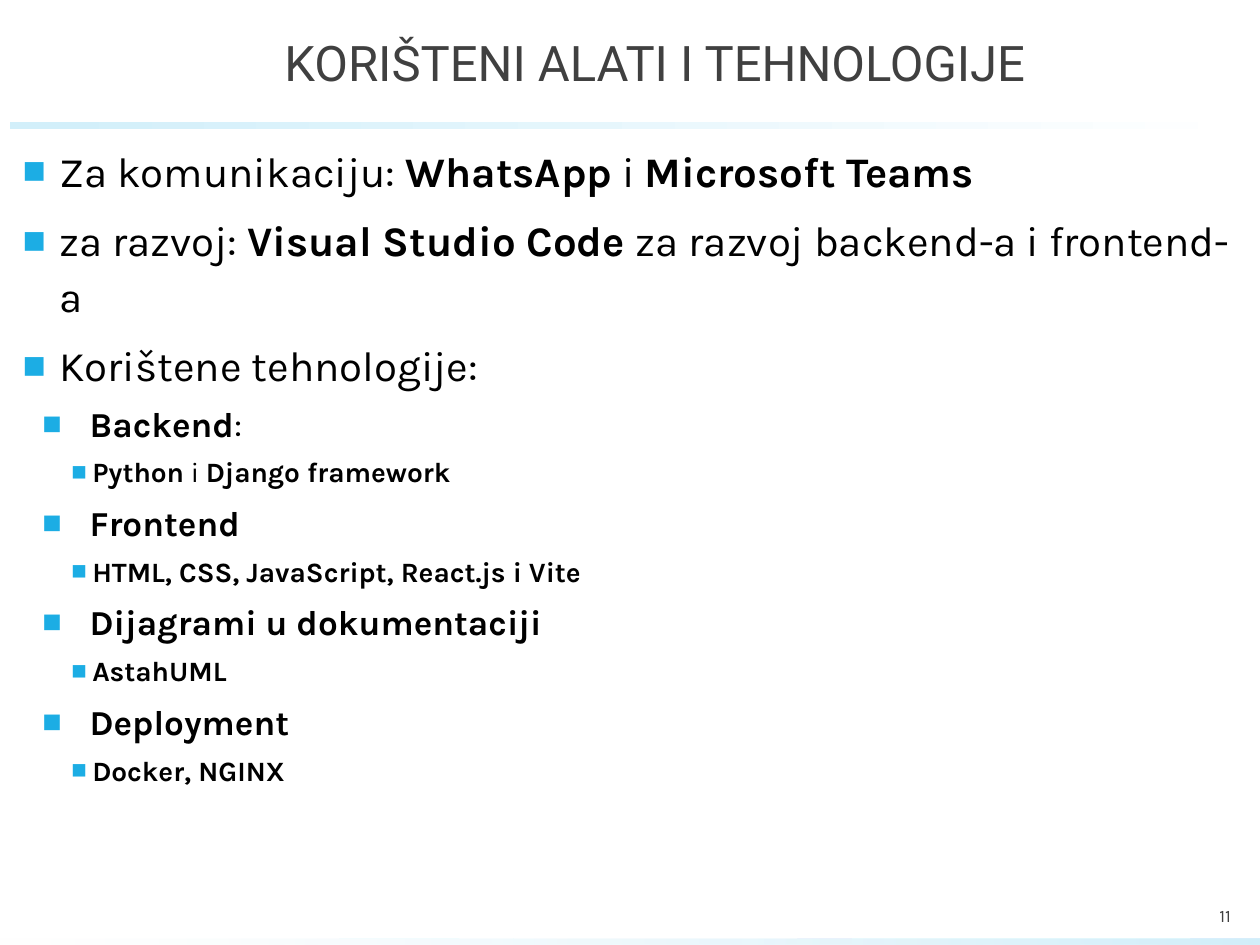
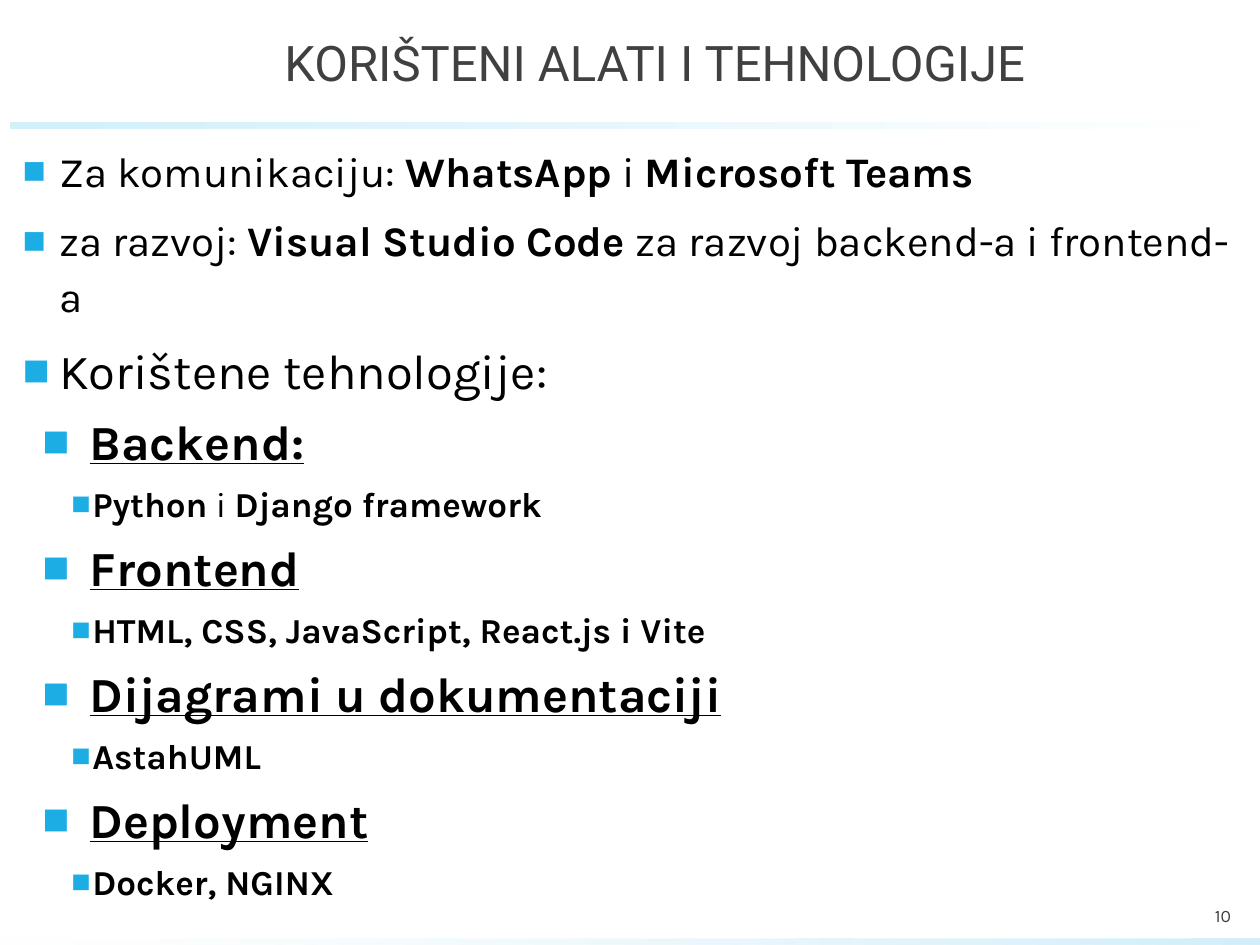
Before and after one commit to marioolcar/BADELPADEL, a slide deck: slide 10 of PROINZ_TG18.1_BadelPadel_PlayPadel.pptx (slide 11 before the commit). Drawn at 1260x945 pixels with LibreOffice and Linux fonts; fonts in the diff are those of the drawing; background and template pictures are left out. Boxes give left, top, right and bottom in pixels: in the first picture for what was removed or moved away, otherwise in the second. Text is boxed around its words. In the diff, an @@ line names an element or a change of style, - is before the commit and + after.

```diff
--- a/PROINZ_TG18.1_BadelPadel_PlayPadel.pptx
+++ b/PROINZ_TG18.1_BadelPadel_PlayPadel.pptx
@@ text at [59,352,722,896]: size 24 to 28 pt in "Korištene tehnologije:"; size 20 to 28 pt, underline on in "Backend:", "Frontend", "Dijagrami u dokumentaciji", "Deployment"; bold on in "Backend:"; size 16 to 20 pt in "Python i Django framework", "HTML, CSS, JavaScript, React.js i Vite", "AstahUML", "Docker, NGINX" @@
@@ page number at [1215,911,1231,922]: text changed @@
-11
+10
```
Also in this commit, not shown: 8 other slides changed, 3 slides added, 4 slides removed.
